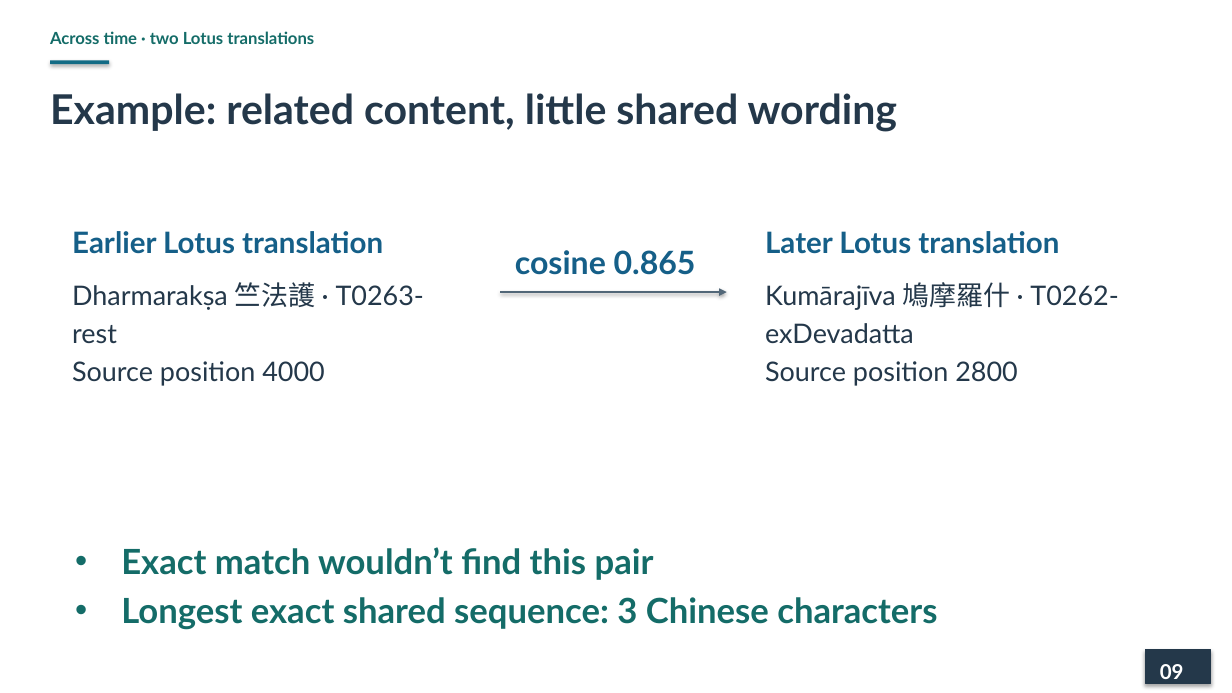
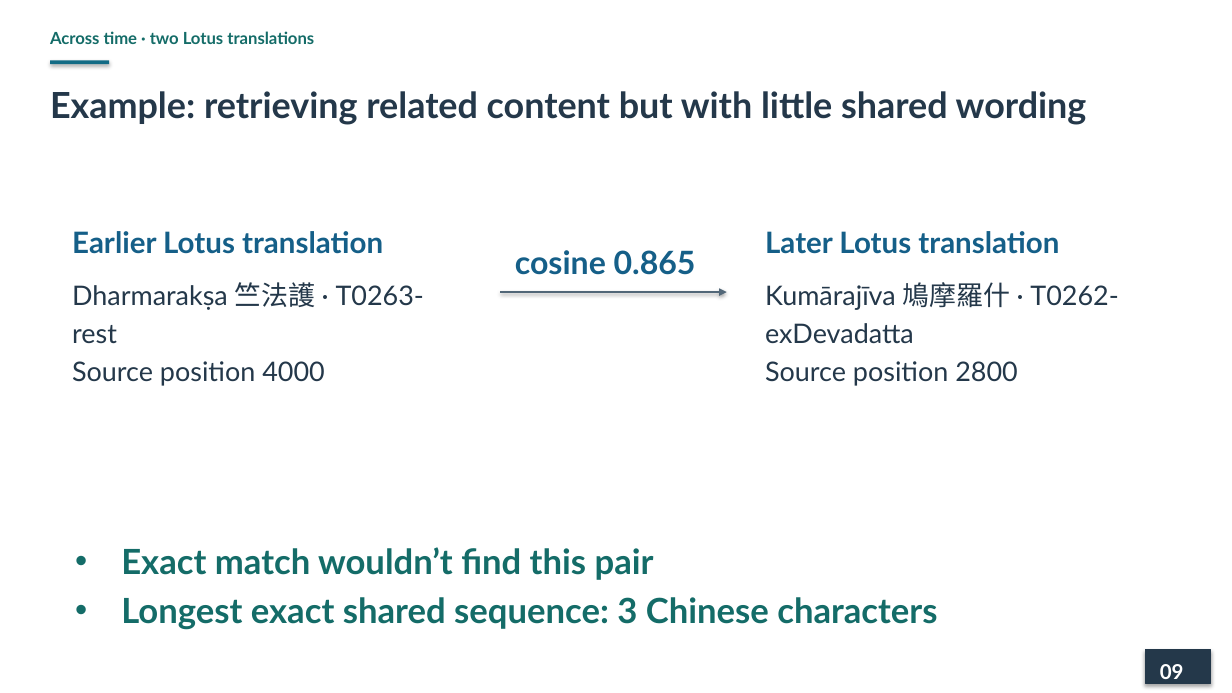
Before and after one commit to lopentu/cohort, a slide deck: slide 9 of docs/presentation/cohort-pnc-2026-main.pptx. Drawn at 1232x693 pixels with LibreOffice and Linux fonts; fonts in the diff are those of the drawing. Boxes give left, top, right and bottom in pixels: in the first picture for what was removed or moved away, otherwise in the second. Text is boxed around its words. In the diff, an @@ line names an element or a change of style, - is before the commit and + after.

```diff
--- a/docs/presentation/cohort-pnc-2026-main.pptx
+++ b/docs/presentation/cohort-pnc-2026-main.pptx
@@ text at [50,91,1087,125]: text changed; size 32 to 28 pt @@
-Example: related content, little shared wording
+Example: retrieving related content but with little shared wording
```
Also in this commit, not shown: 5 other slides changed.
